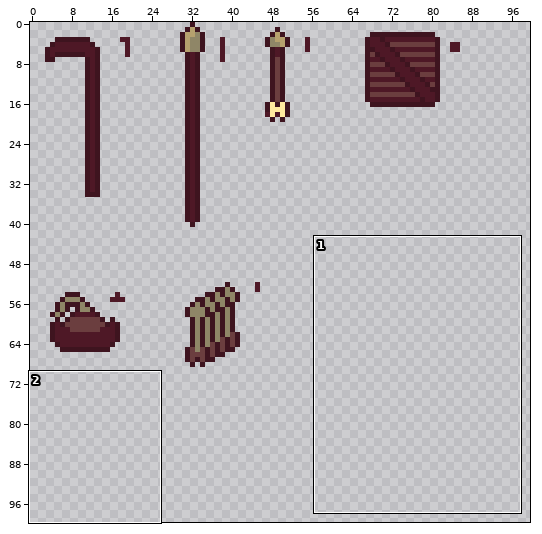
File history of a pixel-art file, art_workspace/sprite/biblioteca.aseprite. Above, an overview of the earlier version with the close-up marked.
Close-up. As it was:
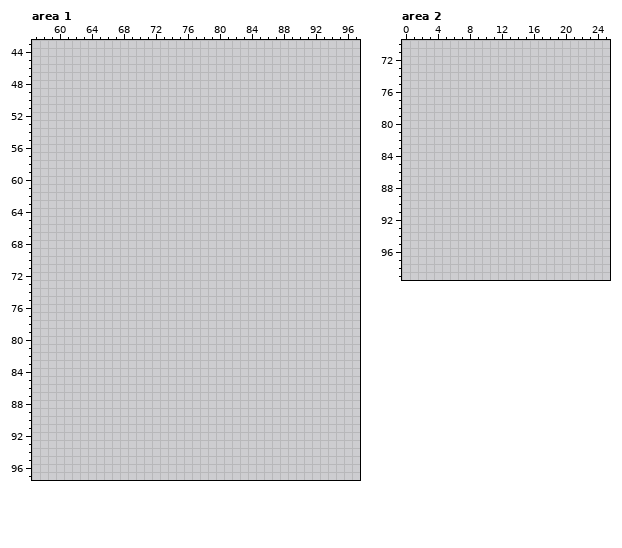
100x100 pixels, 1 frame. Shown: area 1: x 57..97, y 43..97; area 2: x 0..25, y 70..99. The commit also changed other parts of the picture, which this record leaves out.
The same view after the edit:
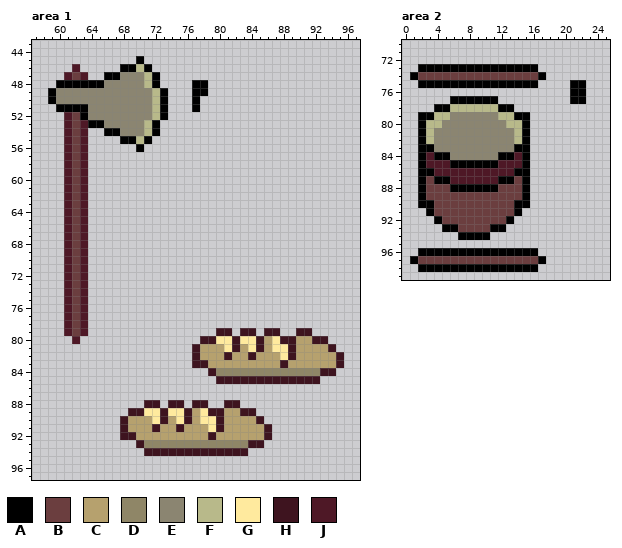
Palette (. is transparent): A #000000  B #6b3e3f  C #b6a16e  D #8f8667  E #8b8571  F #b8b98a  G #ffea9e  H #3e141f  J #4e1826
The exact change:
Changed rows in their new state; - is an unchanged pixel.
Area 1:
first column x 59:
45 -----------A-------------------------
46 ---J-----AAFA------------------------
47 --JBJ--AAEEEFA-----------------------
48 -AAAAAAEEEEEFA----AA-----------------
49 AEEEEEEEEEEEEFA---AA-----------------
50 AEEEEEEEEEEEEFA---A------------------
51 -AAAAEEEEEEEEFA---A------------------
52 --JBAEEEEEEEEFA----------------------
53 --JBJAAEEEEEFA-----------------------
54 --JBJ--AAEEEFA-----------------------
55 --JBJ----AAFA------------------------
56 --JBJ------A-------------------------
57 --JBJ--------------------------------
58 --JBJ--------------------------------
59 --JBJ--------------------------------
60 --JBJ--------------------------------
61 --JBJ--------------------------------
62 --JBJ--------------------------------
63 --JBJ--------------------------------
64 --JBJ--------------------------------
65 --JBJ--------------------------------
66 --JBJ--------------------------------
67 --JBJ--------------------------------
68 --JBJ--------------------------------
69 --JBJ--------------------------------
70 --JBJ--------------------------------
71 --JBJ--------------------------------
72 --JBJ--------------------------------
73 --JBJ--------------------------------
74 --JBJ--------------------------------
75 --JBJ--------------------------------
76 --JBJ--------------------------------
77 --JBJ--------------------------------
78 --JBJ--------------------------------
79 --JBJ----------------HH-HH-HH--HH----
80 ---J---------------HHGGHGGHCGHHCCHH--
81 ------------------HCCCGHCGHCGGHCCCCH-
82 ------------------HCCCHCCHCCCGHCCCCCH
83 ------------------HHCCCCCCCCCHCCCCCCH
84 --------------------HDDDDDDDDDDDDDHH-
85 ---------------------HHHHHHHHHHHHH---
88 ------------HH-HH-HH--HH-------------
89 ----------HHGGHGGHCGHHCCHH-----------
90 ---------HCCCGHCGHCGGHCCCCH----------
91 ---------HCCCHCCHCCCGHCCCCCH---------
92 ---------HHCCCCCCCCCHCCCCCCH---------
93 -----------HDDDDDDDDDDDDDHH----------
94 ------------HHHHHHHHHHHHH------------
Area 2:
first column x 1:
 73 -AAAAAAAAAAAAAAA------
 74 ABBBBBBBBBBBBBBBA-----
 75 -AAAAAAAAAAAAAAA----AA
 76 --------------------AA
 77 -----AAAAAA---------AA
 78 ---AAFFFFFFAA---------
 79 -AAFFEEEEEEFFAA-------
 80 -AFFEEEEEEEEFFA-------
 81 -AFEEEEEEEEEEFA-------
 82 -AFEEEEEEEEEEFA-------
 83 -AAEEEEEEEEEEAA-------
 84 -AJAAEEEEEEAAJA-------
 85 -AJJJAAAAAAJJJA-------
 86 -AAJJJJJJJJJJAA-------
 87 -ABAAJJJJJJAABA-------
 88 -ABBBAAAAAABBBA-------
 89 -ABBBBBBBBBBBBA-------
 90 -AABBBBBBBBBBAA-------
 91 --ABBBBBBBBBBA--------
 92 ---ABBBBBBBBA---------
 93 ----AABBBBAA----------
 94 ------AAAA------------
 96 -AAAAAAAAAAAAAAA------
 97 ABBBBBBBBBBBBBBBA-----
 98 -AAAAAAAAAAAAAAA------
